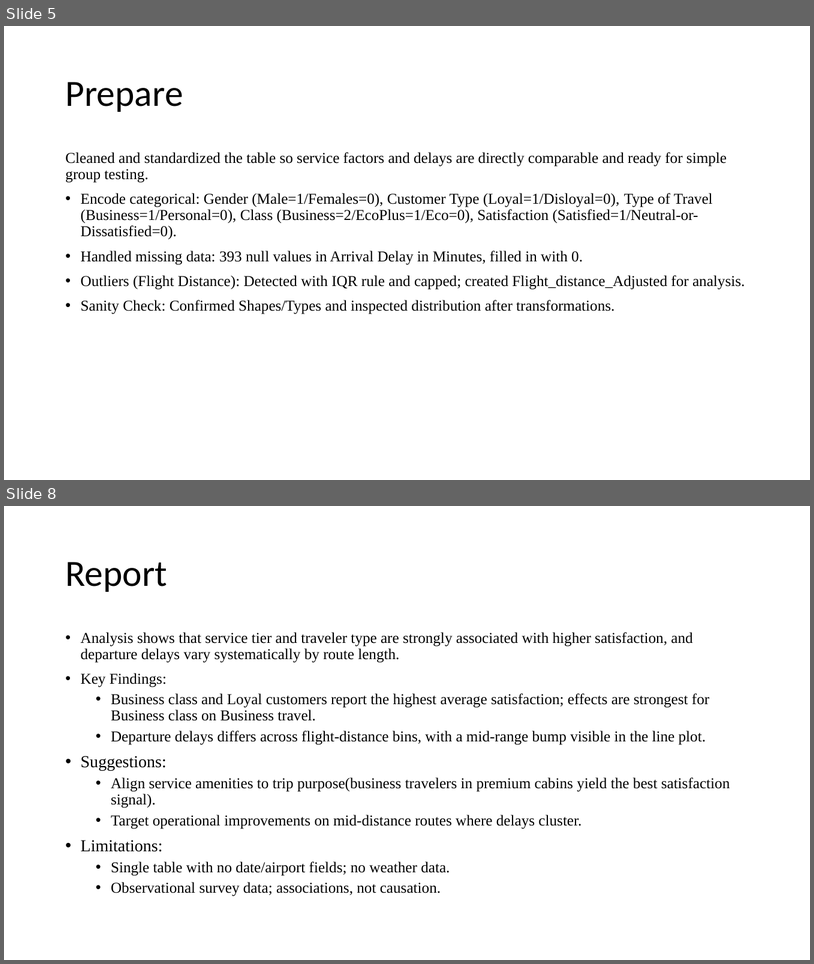
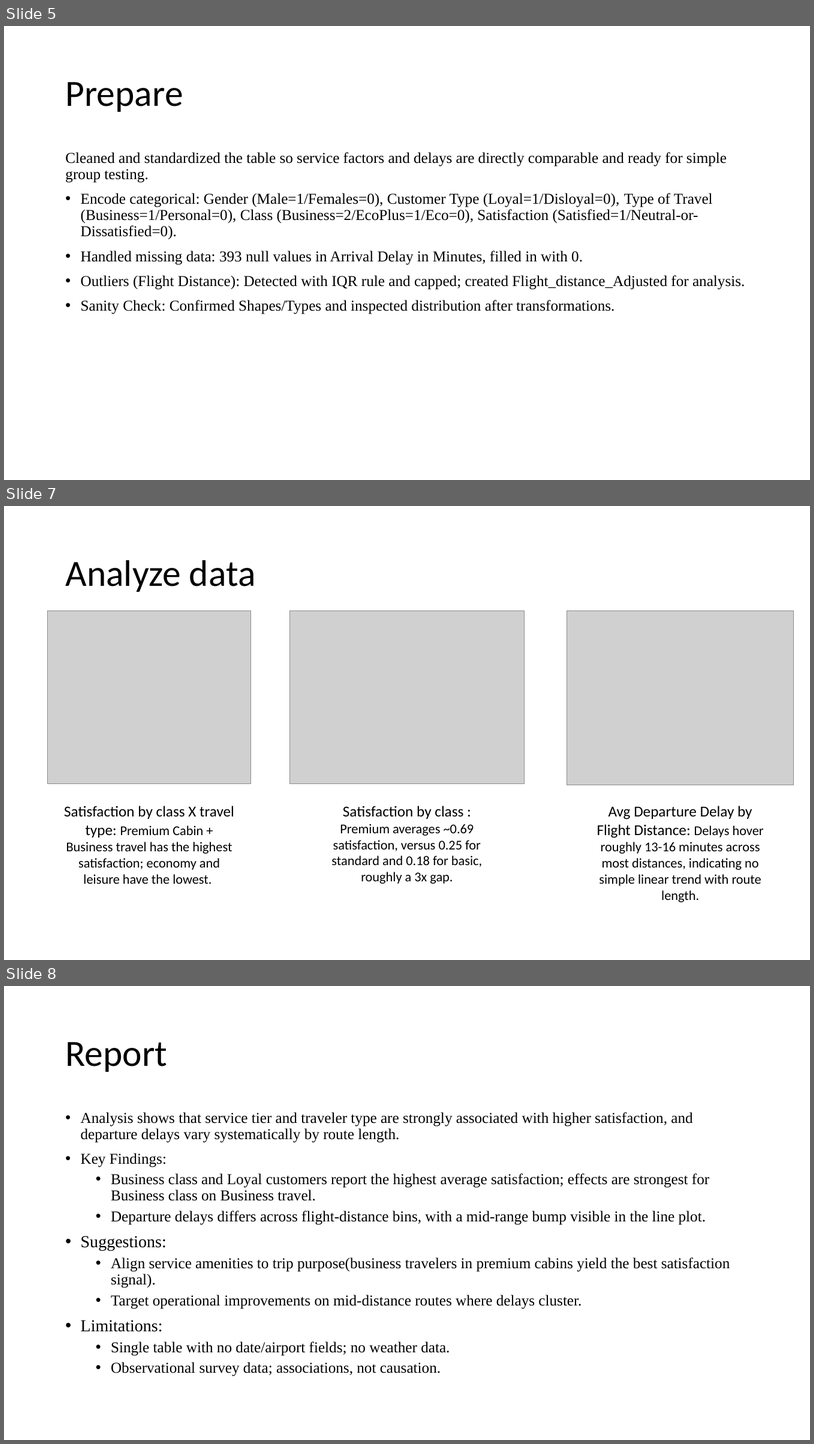
Before and after one commit to vince760/ANA500, a slide deck: VITALE_PPT.pptx. Shown one above the other, each under a label of ours: slides 5 and 8 before the commit, slides 5, 7 and 8 after it; the slides between them are not shown. The pictures are 814x964 and 814x1444 pixels, drawn with LibreOffice and Linux fonts; fonts in the diff are those of the drawing; grey boxes stand for pictures. Boxes give left, top, right and bottom in pixels: in the first picture for what was removed or moved away, otherwise in the second. Text is boxed around its words. In the diff, an @@ line names an element or a change of style, - is before the commit and + after.

```diff
--- a/VITALE_PPT.pptx
+++ b/VITALE_PPT.pptx
@@ slide 7 added at bbox=[4, 506, 810, 960], background #FFFFFF @@
@@ title added at bbox=[65, 560, 256, 592], 44 pt, text #000000 @@
+Analyze data
@@ picture added at bbox=[48, 610, 251, 783] @@
@@ picture added at bbox=[290, 610, 525, 783] @@
@@ picture added at bbox=[567, 610, 794, 785] @@
@@ text added at bbox=[64, 805, 234, 883], 16 pt, text #000000 @@
+Satisfaction by class X travel type: Premium Cabin + Business travel has the highest satisfaction; economy and leisure have the lowest.
@@ text added at bbox=[332, 805, 482, 883], 16 pt, text #000000 @@
+Satisfaction by class : Premium averages ~0.69 satisfaction, versus 0.25 for standard and 0.18 for basic, roughly a 3x gap.
@@ text added at bbox=[597, 805, 764, 902], 16 pt, text #000000 @@
+Avg Departure Delay by Flight Distance: Delays hover roughly 13-16 minutes across most distances, indicating no simple linear trend with route length.
```
Also in this commit, not shown: 3 slides changed, 1 other slide added, 1 slide removed, 2 other files.
